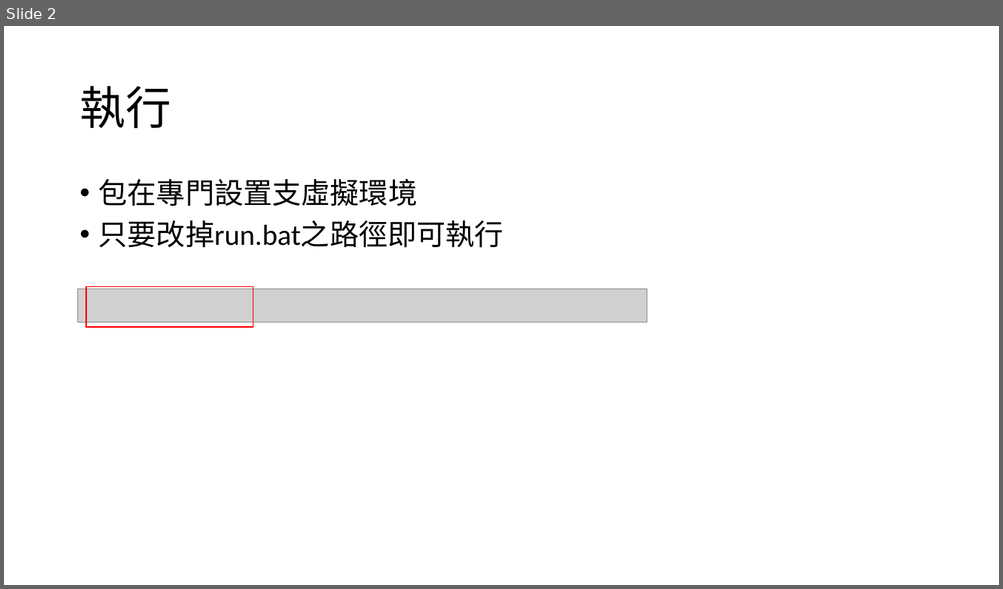
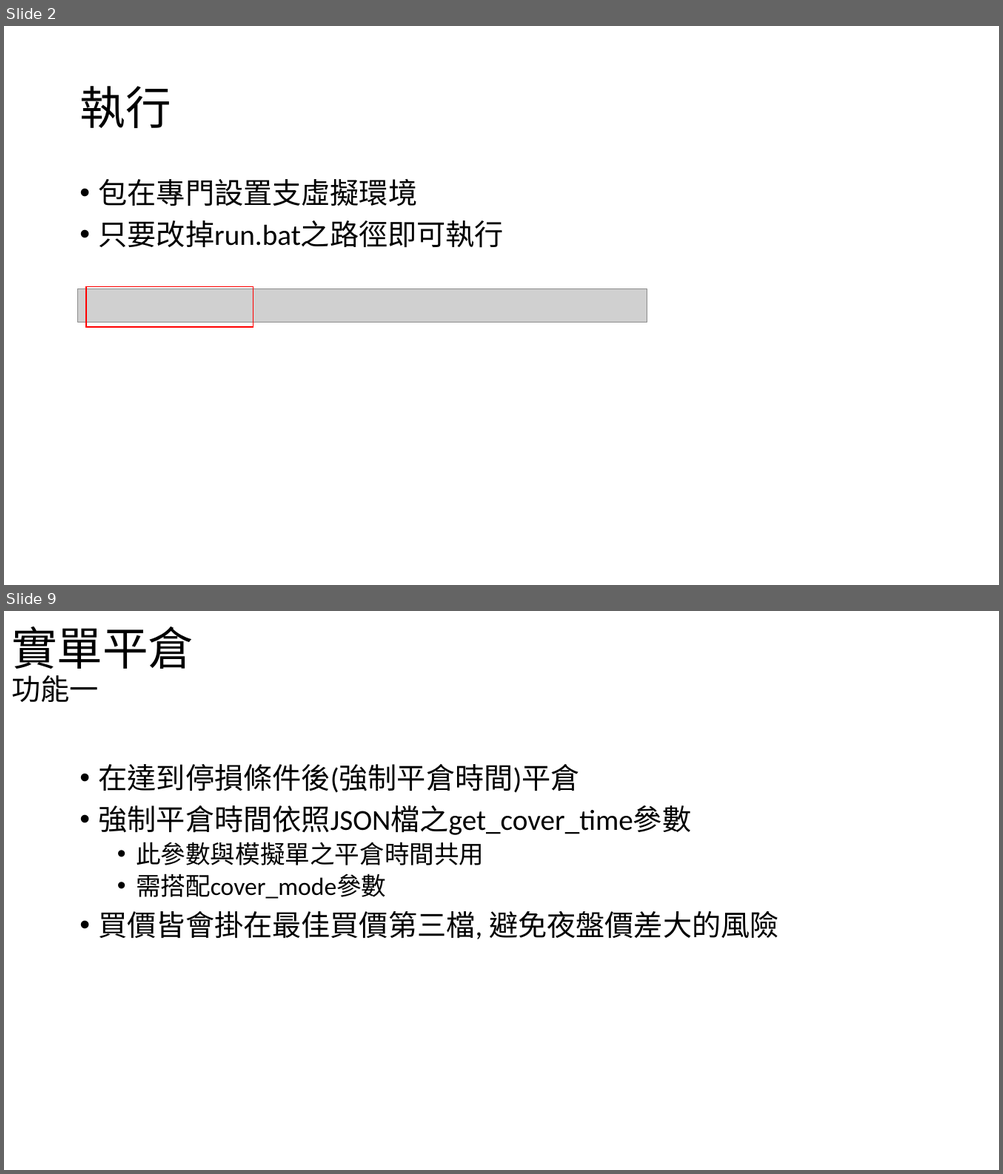
Before and after one commit to youthink0/shioaji-options, a slide deck: 選擇權自動化.pptx. Shown one above the other, each under a label of ours: slide 2 before the commit, slides 2 and 9 after it; the slides between them are not shown. The pictures are 1003x589 and 1003x1174 pixels, drawn with LibreOffice and Linux fonts; fonts in the diff are those of the drawing; grey boxes stand for pictures. Boxes give left, top, right and bottom in pixels: in the first picture for what was removed or moved away, otherwise in the second. Text is boxed around its words. In the diff, an @@ line names an element or a change of style, - is before the commit and + after.

Commit message:
Finish all cover test

```diff
--- a/選擇權自動化.pptx
+++ b/選擇權自動化.pptx
@@ slide 9 added at bbox=[4, 611, 999, 1170], background #FFFFFF @@
@@ text added at bbox=[11, 627, 193, 702], 44 pt, text #000000 @@
+實單平倉
+功能一
@@ text added at bbox=[99, 764, 778, 940], 28 pt, text #000000 @@
+• 在達到停損條件後(強制平倉時間)平倉
+• 強制平倉時間依照JSON檔之get_cover_time參數
+  • 此參數與模擬單之平倉時間共用
+  • 需搭配cover_mode參數
+• 買價皆會掛在最佳買價第三檔, 避免夜盤價差大的風險
```
Also in this commit, not shown: 2 slides changed, 8 other slides added, 9 other files.
